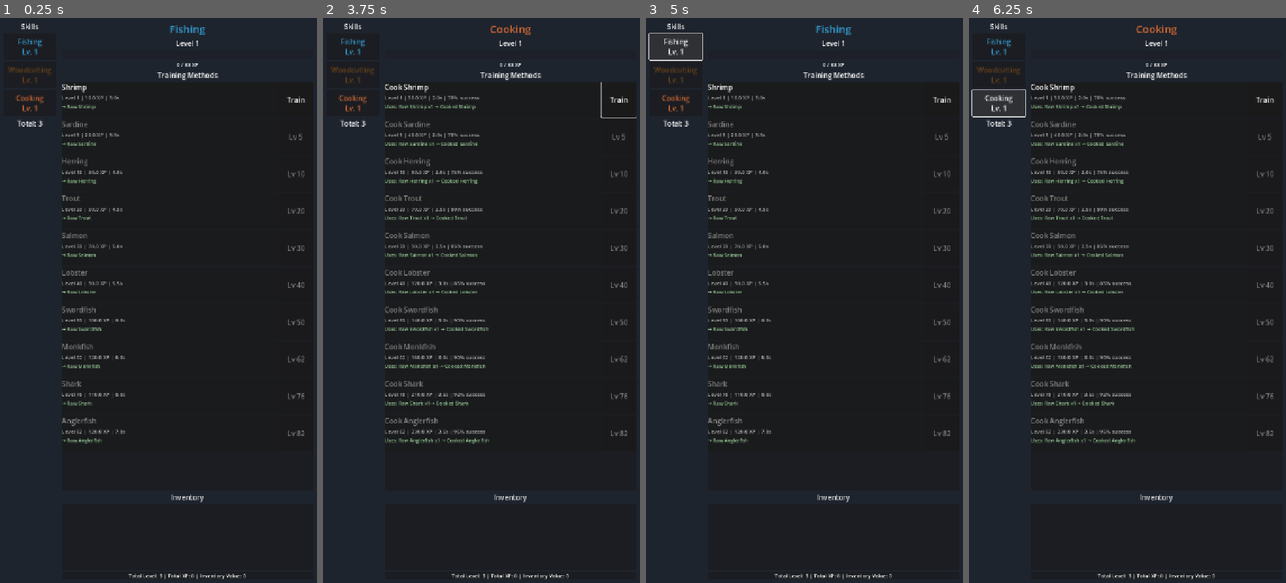
Above: before the commit, frames 1-4 (left to right).
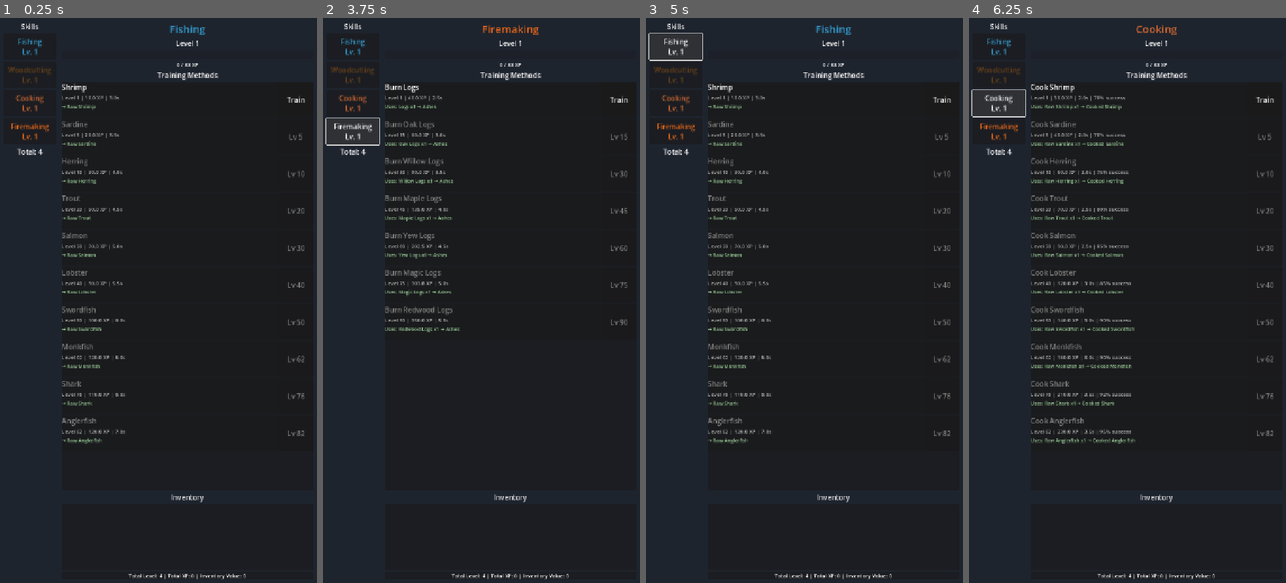
Above: after the commit, the same moments.

Repository: fahmed93/idlescapers
Game: Godot game, scene res://scenes/main.tscn
Same seed, same stepped clock (60 frames per second), same inputs: the game is played once before the commit and once after it.
Inputs (mouse positions are in pixels of both pictures, inside the frame that each line leads up to):
- Up to frame 1 (0.25 s): no input
- Up to frame 2 (3.75 s): click "Fishing Lv. 1" at 0.5 s; click "Woodcutting Lv. 1" at 1.25 s; click "Cooking Lv. 1" at 2 s; click "Train" at 2.75 s; click (351, 131) at 3.5 s, where only the run after the commit has a clickable "Firemaking Lv. 1"
- Up to frame 3 (5 s): click "Fishing Lv. 1" at 4.25 s
- Up to frame 4 (6.25 s): click "Woodcutting Lv. 1" at 5 s; click "Cooking Lv. 1" at 5.75 s

The runs differ from the first frame. In frame 1, 0.2% of the frame differs, in the area x 3-52%, y 18-100%; in frame 2, 3.6%, in the area x 0-99%, y 1-100%; in frame 3, 0.2%; in frame 4, 0.2%.

Commit message:
Implement Firemaking skill with all training methods
Co-authored-by: fahmed93 <4407704+fahmed93@users.noreply.github.com>

Diff:
--- a/autoload/game_manager.gd
+++ b/autoload/game_manager.gd
@@ -109,6 +109,17 @@
 	skill_xp["cooking"] = 0.0
 	skill_levels["cooking"] = 1
 
+	# Create Firemaking skill
+	var firemaking := SkillData.new()
+	firemaking.id = "firemaking"
+	firemaking.name = "Firemaking"
+	firemaking.description = "Burn logs for XP and unlock special fires."
+	firemaking.color = Color(0.9, 0.4, 0.1)
+	firemaking.training_methods = _create_firemaking_methods()
+	skills["firemaking"] = firemaking
+	skill_xp["firemaking"] = 0.0
+	skill_levels["firemaking"] = 1
+
 func _create_fishing_methods() -> Array[TrainingMethodData]:
 	var methods: Array[TrainingMethodData] = []
 
@@ -414,6 +425,88 @@
 
 	return methods
 
+func _create_firemaking_methods() -> Array[TrainingMethodData]:
+	var methods: Array[TrainingMethodData] = []
+
+	var normal_logs := TrainingMethodData.new()
+	normal_logs.id = "burn_logs"
+	normal_logs.name = "Burn Logs"
+	normal_logs.description = "Burn normal logs for fire."
+	normal_logs.level_required = 1
+	normal_logs.xp_per_action = 40.0
+	normal_logs.action_time = 2.5
+	normal_logs.consumed_items = {"logs": 1}
+	normal_logs.produced_items = {"ashes": 1}
+	methods.append(normal_logs)
+
+	var oak_logs := TrainingMethodData.new()
+	oak_logs.id = "burn_oak_logs"
+	oak_logs.name = "Burn Oak Logs"
+	oak_logs.description = "Burn oak logs for fire."
+	oak_logs.level_required = 15
+	oak_logs.xp_per_action = 60.0
+	oak_logs.action_time = 3.0
+	oak_logs.consumed_items = {"oak_logs": 1}
+	oak_logs.produced_items = {"ashes": 1}
+	methods.append(oak_logs)
+
+	var willow_logs := TrainingMethodData.new()
+	willow_logs.id = "burn_willow_logs"
+	willow_logs.name = "Burn Willow Logs"
+	willow_logs.description = "Burn willow logs for fire."
+	willow_logs.level_required = 30
+	willow_logs.xp_per_action = 90.0
+	willow_logs.action_time = 3.5
+	willow_logs.consumed_items = {"willow_logs": 1}
+	willow_logs.produced_items = {"ashes": 1}
+	methods.append(willow_logs)
+
+	var maple_logs := TrainingMethodData.new()
+	maple_logs.id = "burn_maple_logs"
+	maple_logs.name = "Burn Maple Logs"
+	maple_logs.description = "Burn maple logs for fire."
+	maple_logs.level_required = 45
+	maple_logs.xp_per_action = 135.0
+	maple_logs.action_time = 4.0
+	maple_logs.consumed_items = {"maple_logs": 1}
+	maple_logs.produced_items = {"ashes": 1}
+	methods.append(maple_logs)
+
+	var yew_logs := TrainingMethodData.new()
+	yew_logs.id = "burn_yew_logs"
+	yew_logs.name = "Burn Yew Logs"
+	yew_logs.description = "Burn yew logs for fire."
+	yew_logs.level_required = 60
+	yew_logs.xp_per_action = 202.5
+	yew_logs.action_time = 4.5
+	yew_logs.consumed_items = {"yew_logs": 1}
+	yew_logs.produced_items = {"ashes": 1}
+	methods.append(yew_logs)
+
+	var magic_logs := TrainingMethodData.new()
+	magic_logs.id = "burn_magic_logs"
+	magic_logs.name = "Burn Magic Logs"
+	magic_logs.description = "Burn magic logs for fire."
+	magic_logs.level_required = 75
+	magic_logs.xp_per_action = 303.8
+	magic_logs.action_time = 5.0
+	magic_logs.consumed_items = {"magic_logs": 1}
+	magic_logs.produced_items = {"ashes": 1}
+	methods.append(magic_logs)
+
+	var redwood_logs := TrainingMethodData.new()
+	redwood_logs.id = "burn_redwood_logs"
+	redwood_logs.name = "Burn Redwood Logs"
+	redwood_logs.description = "Burn redwood logs for fire."
+	redwood_logs.level_required = 90
+	redwood_logs.xp_per_action = 350.0
+	redwood_logs.action_time = 5.5
+	redwood_logs.consumed_items = {"redwood_logs": 1}
+	redwood_logs.produced_items = {"ashes": 1}
+	methods.append(redwood_logs)
+
+	return methods
+
 ## Get current skill level
 func get_skill_level(skill_id: String) -> int:
 	return skill_levels.get(skill_id, 1)
--- a/autoload/inventory.gd
+++ b/autoload/inventory.gd
@@ -49,6 +49,10 @@
 	_add_item("yew_logs", "Yew Logs", "Valuable yew logs.", ItemData.ItemType.RAW_MATERIAL, 200)
 	_add_item("magic_logs", "Magic Logs", "Magical logs.", ItemData.ItemType.RAW_MATERIAL, 500)
 	_add_item("redwood_logs", "Redwood Logs", "Massive redwood logs.", ItemData.ItemType.RAW_MATERIAL, 1000)
+
+	# Firemaking products
+	_add_item("ashes", "Ashes", "Remains of burnt logs.", ItemData.ItemType.PROCESSED, 1)
+
 
 ## Helper to add item definition
 func _add_item(id: String, display_name: String, desc: String, type: ItemData.ItemType, value: int) -> void:
